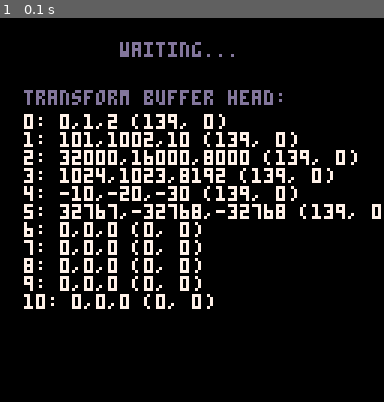
Above: before the commit, frame 1.
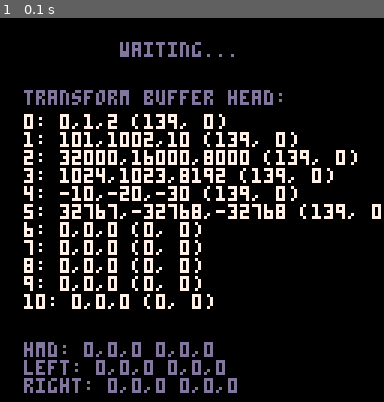
Above: after the commit, the same moment.

Repository: cubee-cb/vr-p8
Game: PICO-8 cartridge p8/vr-p8-demo.p8
The game is run twice, just before and just after one commit, with the same random seed, the same clock (stepped at 60 frames per second) and the same inputs.
Inputs:
- Up to frame 1 (0.1 s): no input

The runs differ from the first frame. In frame 1, 2.2% of the frame differs, in the area x 6-62%, y 84-98%.

Commit message:
send some test pose data to pico-8 and display it

Diff:
--- a/p8/vr-p8-demo.p8
+++ b/p8/vr-p8-demo.p8
@@ -30,9 +30,16 @@
  cls()
  print(vr_connected() and "connected!" or "waiting...",40,8,vr_connected() and 11 or 13)
 
+ -- show head of transforms
  print("transform buffer head:",8,24,13)
  for i=0,10 do
-  ?i..": "..vr_read_transform(i),8,32+i*6,7
+  ?i..": "..vrd_read_transform(i),8,32+i*6,7
+ end
+
+ -- show device poses
+ for i=0,2 do
+  local x,y,z,yaw,pit,rol=vr_device_pose(i)
+  print(split("hmd,left,right")[i+1]..": "..x..","..y..","..z.." "..yaw..","..pit..","..rol,8,108+6*i,13)
  end
 end
 
@@ -43,7 +50,7 @@
 -- based on pinput bt vyrcossont
 --https://github.com/vyrcossont/pinput
 
-vr_addr=0x5f80
+vr_gpio=0x5f80
 vr_buffer=0x8000
 vr_trans_idx=0
 vr_magic={
@@ -55,12 +62,12 @@
 
 function vr_init()
  for i=0,#vr_magic-1 do
-  poke4(vr_addr+4*i,vr_magic[i+1])
+  poke4(vr_gpio+4*i,vr_magic[i+1])
  end
 end
 
 function vr_connected()
- return peek4(vr_addr)~=vr_magic[1]
+ return peek4(vr_gpio)~=vr_magic[1]
 end
 
 function vr_update()
@@ -101,17 +108,17 @@
 
 -- hmd:0 left:1 right:2
 function vr_device_pose(id)
- local stride=6
+ local stride=12
 
  local addr=vr_gpio+16+id*stride
 
- local x=peek2(addr)
- local y=peek2(addr+2)
- local z=peek2(addr+4)
+ local x=peek2(addr)/1
+ local y=peek2(addr+2)/1
+ local z=peek2(addr+4)/1
 
- local yaw=peek2(addr+6)
- local pit=peek2(addr+8)
- local rol=peek2(addr+10)
+ local yaw=peek2(addr+6)/3600
+ local pit=peek2(addr+8)/3600
+ local rol=peek2(addr+10)/3600
 
  return x,y,z,yaw,pit,rol
 end
@@ -140,7 +147,7 @@
 -- vr.p8 debug
 
 
-function vr_read_transform(id)
+function vrd_read_transform(id)
  local stride=8
  local addr=vr_buffer+id*stride
 
Not shown, changed: README.md
Not shown, changed: src/main.rs
